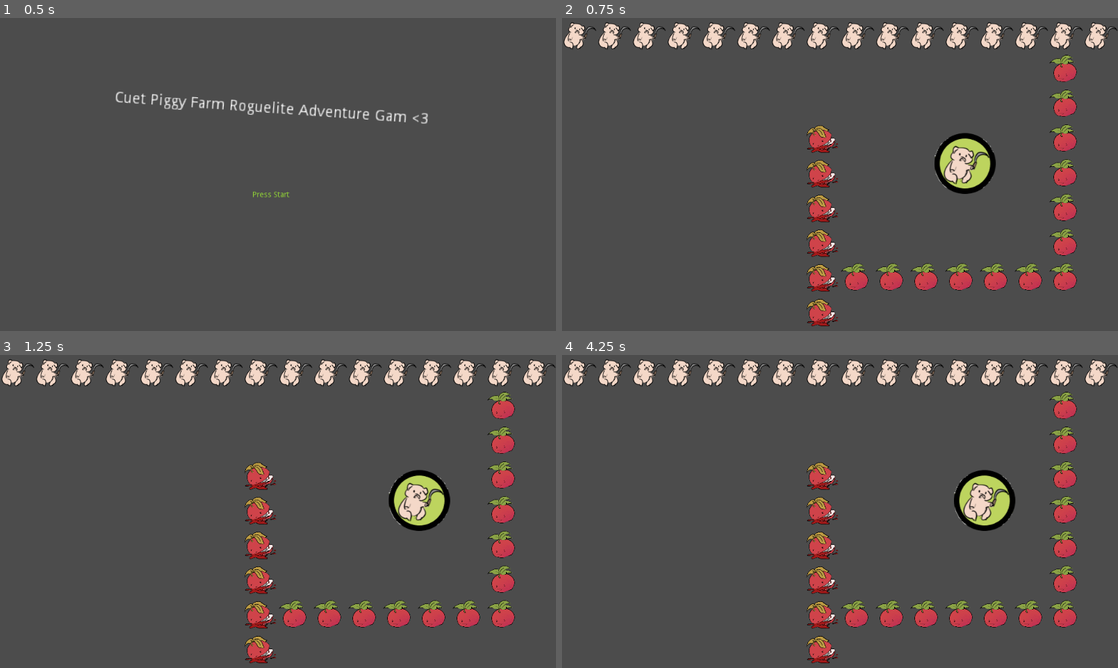
Above: before the commit, frames 1-4 (two rows, left to right).
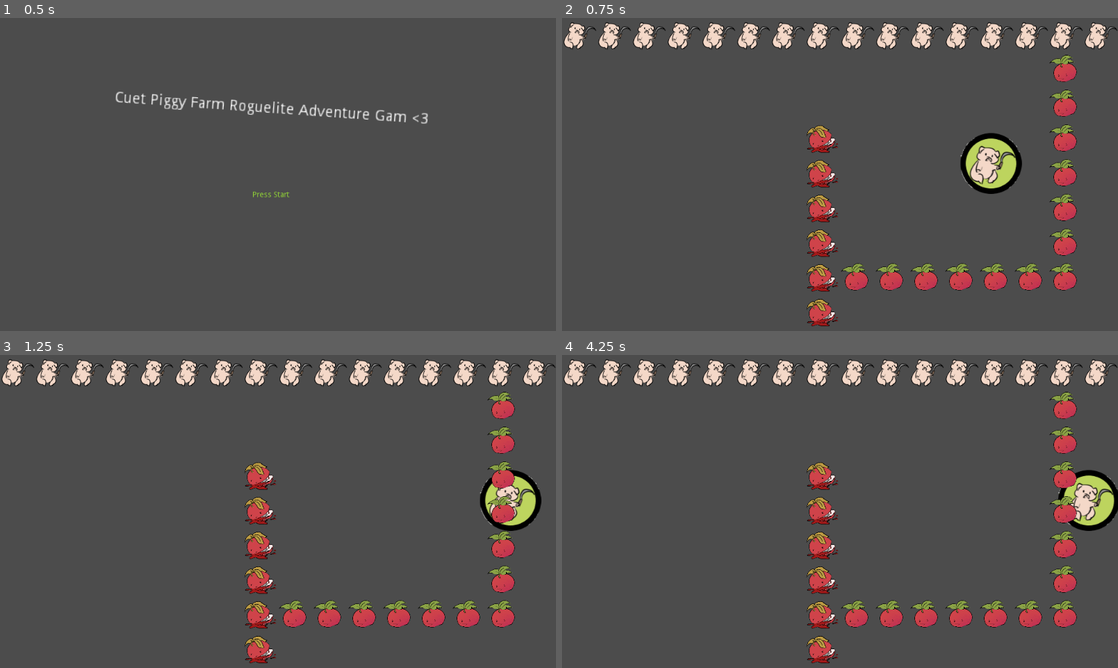
Above: after the commit, the same moments.

Repository: Cheezmeister/ldjam47
Game: Godot game, scene res://Start Screen.tscn
Two runs of this game, one before a commit and one after it. Both use one fixed random seed, a clock stepped at 60 frames per second and the inputs below.
Inputs:
- Up to frame 1 (0.5 s): no input
- Up to frame 2 (0.75 s): tap Enter (ui_accept) at 0.5 s; hold Right (ui_right) from 0.53 s (still down); hold Enter (ui_accept) from 0.53 s (still down)
- Up to frame 3 (1.25 s): keep holding Right (ui_right); keep holding Enter (ui_accept)
- Up to frame 4 (4.25 s): release Right (ui_right) at 1.28 s; release Enter (ui_accept) at 1.28 s; hold Down (ui_down) 1.28-2.03 s; tap Enter (ui_accept) at 1.35, 1.52, 1.82, 2.85, 3.02, 3.32 s; hold Right (ui_right) 2.03-2.78 s; hold Enter (ui_accept) 2.03-2.78 s; hold Up (ui_up) 2.78-3.53 s; hold Left (ui_left) from 3.53 s (still down); hold Enter (ui_accept) from 3.53 s (still down)

Frame 1 is identical in both runs. In frame 2, 2.5% of the frame differs, in the area x 67-83%, y 36-57%; in frame 3, 2.9%; in frame 4, 3.1%, in the area x 70-100%, y 36-57%.

Commit message:
Speed up piggy

Diff:
--- a/Player.gd
+++ b/Player.gd
@@ -1,5 +1,6 @@
 extends Node2D
 
+var MOVE_SPEED: float = 5
 
 # Declare member variables here. Examples:
 # var a = 2
@@ -8,7 +9,6 @@
 
 # Called when the node enters the scene tree for the first time.
 func _ready():
-	print("Hooray")
 	pass # Replace with function body.
 
 
@@ -18,13 +18,13 @@
 func _process(delta):
 
 	if (Input.is_action_pressed("ui_up")):
-		self.transform.origin.y -= 1
+		self.transform.origin.y -= MOVE_SPEED
 	if (Input.is_action_pressed("ui_down")):
-		self.transform.origin.y += 1
+		self.transform.origin.y += MOVE_SPEED
 	if (Input.is_action_pressed("ui_left")):
-		self.transform.origin.x -= 1
+		self.transform.origin.x -= MOVE_SPEED
 	if (Input.is_action_pressed("ui_right")):
-		self.transform.origin.x += 1
+		self.transform.origin.x += MOVE_SPEED
 	if (Input.is_key_pressed(KEY_ESCAPE)):
 		get_tree().quit()
 	return delta
